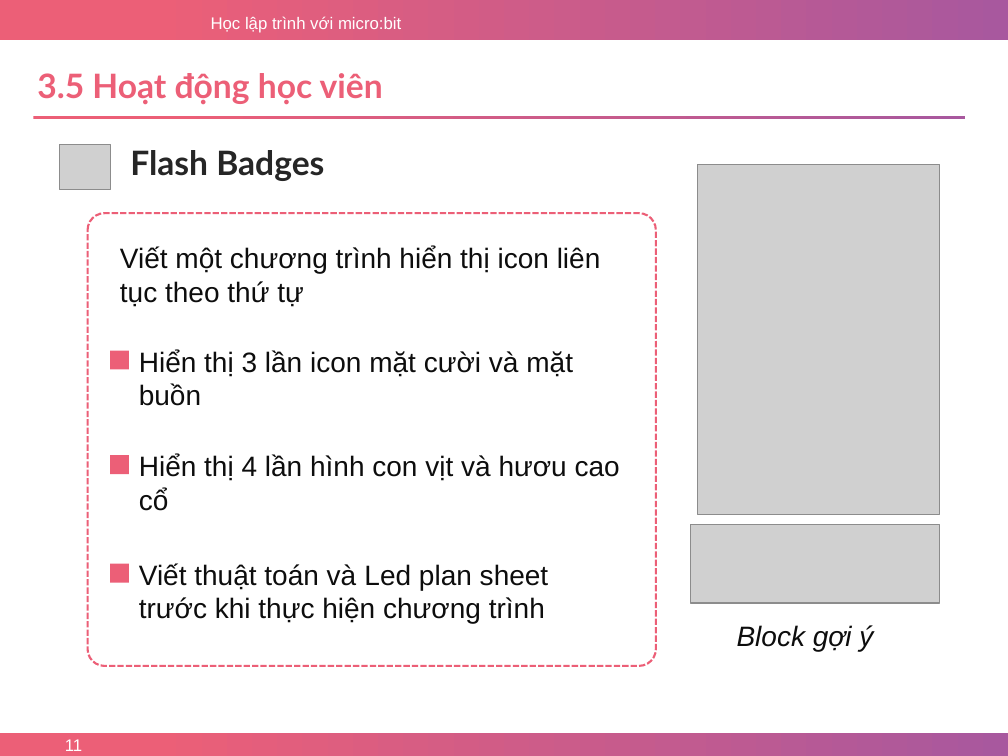
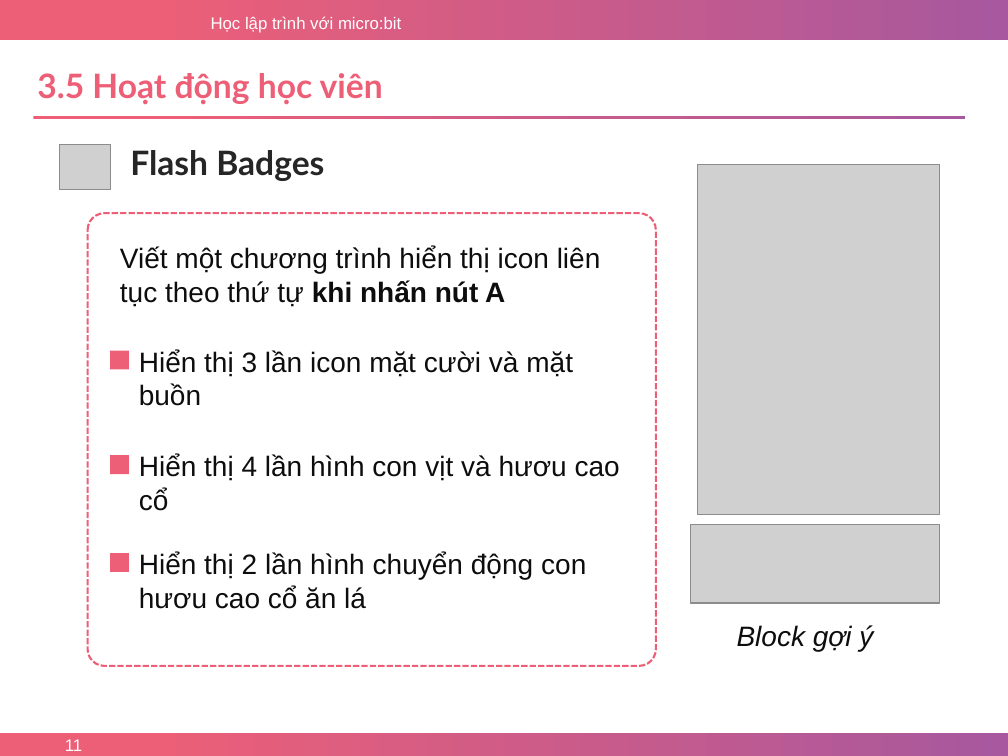
Before and after one commit to nhannn87dn/Learn-microbit, a slide deck: slide 11 of Lessions/Bai-03-Loops/3.Bai-03-Loops.pptx. Drawn at 1008x756 pixels with LibreOffice and Linux fonts; fonts in the diff are those of the drawing; grey boxes stand for pictures; background and template pictures are left out. Boxes give left, top, right and bottom in pixels: in the first picture for what was removed or moved away, otherwise in the second. Text is boxed around its words. In the diff, an @@ line names an element or a change of style, - is before the commit and + after.

```diff
--- a/Lessions/Bai-03-Loops/3.Bai-03-Loops.pptx
+++ b/Lessions/Bai-03-Loops/3.Bai-03-Loops.pptx
@@ text at (x1=120, y1=247, x2=601, y2=307): text changed @@
-Viết một chương trình hiển thị icon liên tục theo thứ tự
+Viết một chương trình hiển thị icon liên tục theo thứ tự khi nhấn nút A
@@ rectangle moved from (x1=110, y1=563, x2=129, y2=583) to (x1=110, y1=553, x2=129, y2=573) @@
@@ text removed at (x1=139, y1=563, x2=549, y2=624) @@
-Viết thuật toán và Led plan sheet trước khi thực hiện chương trình
@@ text added at (x1=139, y1=552, x2=586, y2=609), 20 pt, text #0D0D0D @@
+Hiển thị 2 lần hình chuyển động con hươu cao cổ ăn lá
```
Also in this commit, not shown: 2 other slides changed, 2 other files.
